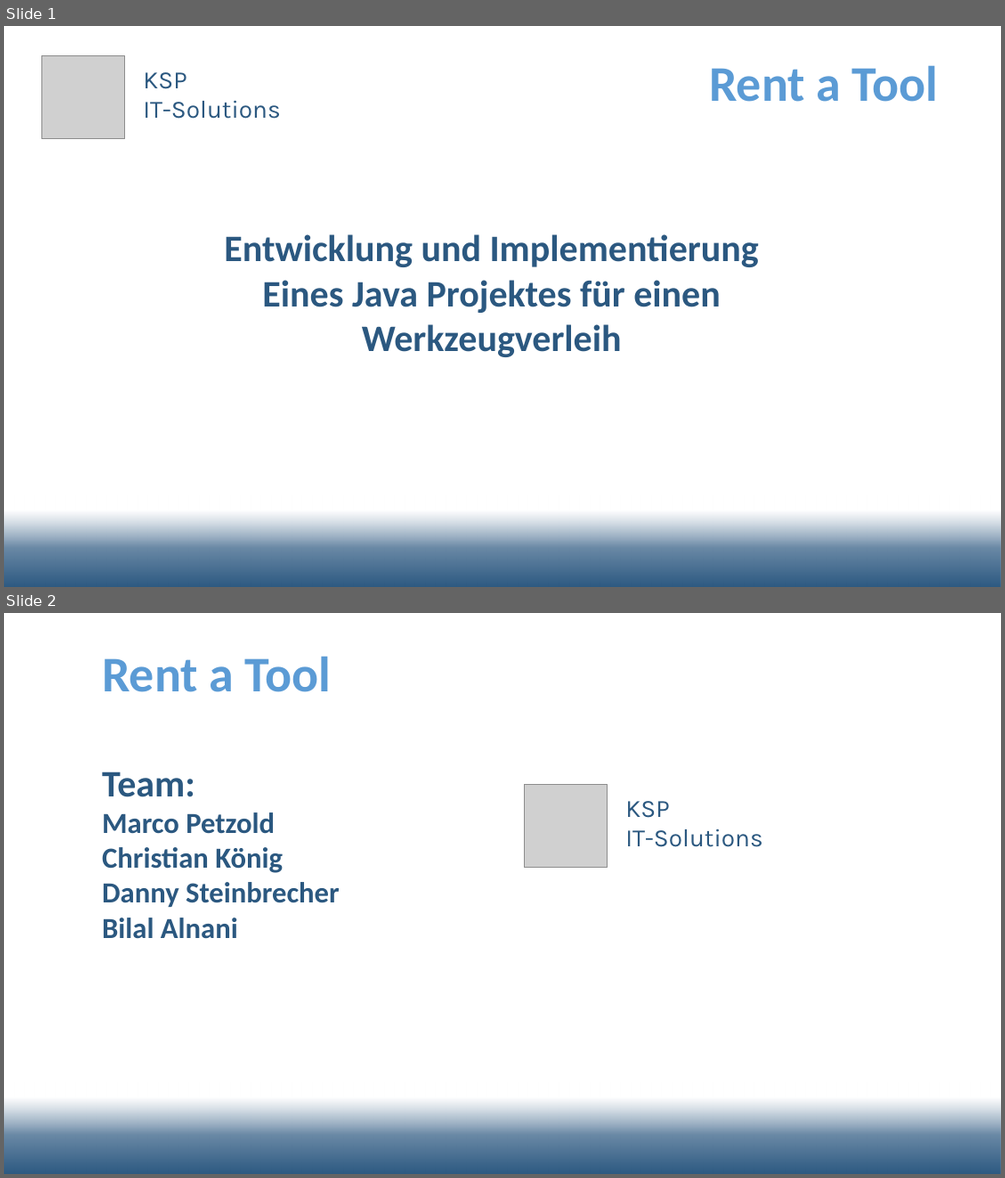
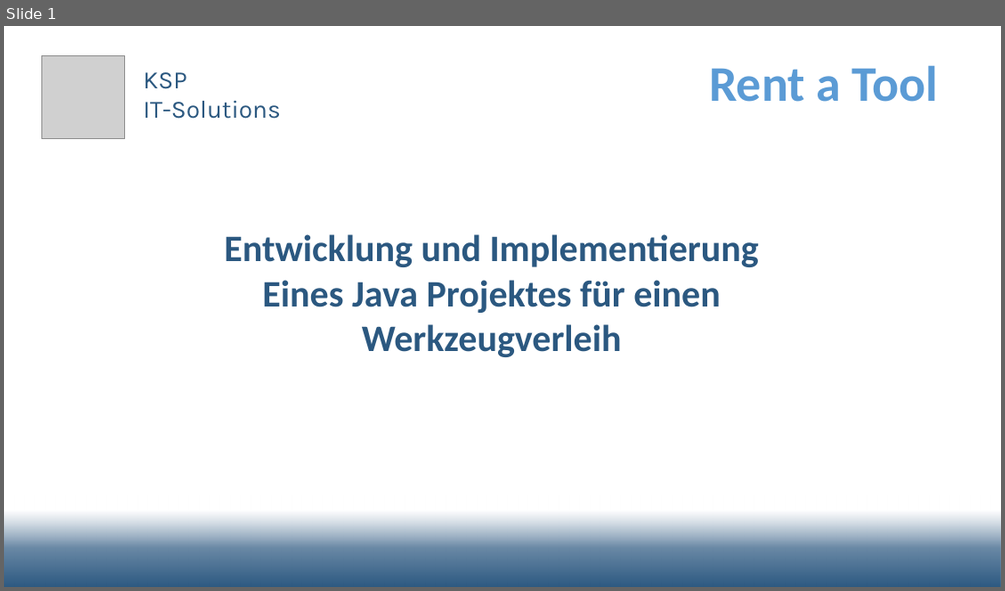
Before and after one commit to fh-erfurt/RentATool, a slide deck: share/presentations/2019_07_19_Präsentation -Final.pptx. Shown one above the other, each under a label of ours: slides 1 and 2 before the commit, slide 1 after it. The pictures are 1005x1178 and 1005x591 pixels, drawn with LibreOffice and Linux fonts; fonts in the diff are those of the drawing; grey boxes stand for pictures; background and template pictures are left out. Boxes give left, top, right and bottom in pixels: in the first picture for what was removed or moved away, otherwise in the second. Text is boxed around its words. In the diff, an @@ line names an element or a change of style, - is before the commit and + after.

```diff
--- a/share/presentations/2019_07_19_Präsentation -Final.pptx
+++ b/share/presentations/2019_07_19_Präsentation -Final.pptx
@@ slide 2 removed at [4, 613, 1001, 1174], background #FFFFFF; not listed: 1 template element that a slide beside it also shows @@
@@ text removed at [102, 656, 332, 692] @@
-Rent a Tool
@@ text removed at [102, 771, 340, 939] @@
-Team:
-Marco Petzold
-Christian König
-Danny Steinbrecher
-Bilal Alnani
@@ picture removed at [525, 784, 607, 868] @@
@@ text removed at [625, 801, 762, 847] @@
-KSP
-IT-Solutions
```
Also in this commit, not shown: 1 slide added, 5 other slides removed, 1 other file.
